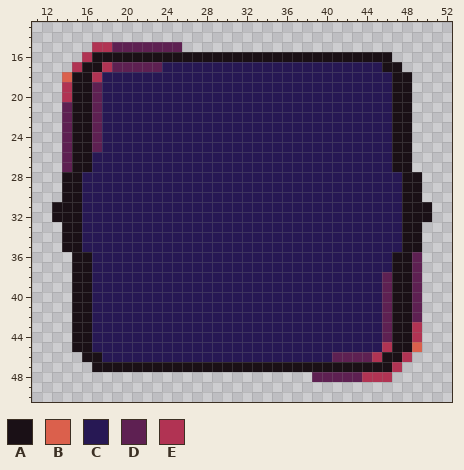
Two versions of one pixel-art file, Assets/MTM/MyTextyres/UI/mainButtons.aseprite. Above, as it was before the edit.
64x64 pixels, 1 frame. Shown: x 11..52, y 13..50.
Palette (. is transparent): A #1a1016  B #db604c  C #271854  D #5e2052  E #b13353
Pixels before, first column x 13:
15 ....EEDDDDDDD.........................
16 ...EAAAAAAAAAAAAAAAAAAAAAAAAAAAAAA....
17 ..EAAEDDDDDCCCCCCCCCCCCCCCCCCCCCCAA...
18 .BAAECCCCCCCCCCCCCCCCCCCCCCCCCCCCCAA..
19 .EAADCCCCCCCCCCCCCCCCCCCCCCCCCCCCCAA..
20 .EAADCCCCCCCCCCCCCCCCCCCCCCCCCCCCCAA..
21 .DAADCCCCCCCCCCCCCCCCCCCCCCCCCCCCCAA..
22 .DAADCCCCCCCCCCCCCCCCCCCCCCCCCCCCCAA..
23 .DAADCCCCCCCCCCCCCCCCCCCCCCCCCCCCCAA..
24 .DAADCCCCCCCCCCCCCCCCCCCCCCCCCCCCCAA..
25 .DAADCCCCCCCCCCCCCCCCCCCCCCCCCCCCCAA..
26 .DAACCCCCCCCCCCCCCCCCCCCCCCCCCCCCCAA..
27 .DAACCCCCCCCCCCCCCCCCCCCCCCCCCCCCCAA..
28 .AACCCCCCCCCCCCCCCCCCCCCCCCCCCCCCCCAA.
29 .AACCCCCCCCCCCCCCCCCCCCCCCCCCCCCCCCAA.
30 .AACCCCCCCCCCCCCCCCCCCCCCCCCCCCCCCCAA.
31 AAACCCCCCCCCCCCCCCCCCCCCCCCCCCCCCCCAAA
32 AAACCCCCCCCCCCCCCCCCCCCCCCCCCCCCCCCAAA
33 .AACCCCCCCCCCCCCCCCCCCCCCCCCCCCCCCCAA.
34 .AACCCCCCCCCCCCCCCCCCCCCCCCCCCCCCCCAA.
35 .AACCCCCCCCCCCCCCCCCCCCCCCCCCCCCCCCAA.
36 ..AACCCCCCCCCCCCCCCCCCCCCCCCCCCCCCAAD.
37 ..AACCCCCCCCCCCCCCCCCCCCCCCCCCCCCCAAD.
38 ..AACCCCCCCCCCCCCCCCCCCCCCCCCCCCCDAAD.
39 ..AACCCCCCCCCCCCCCCCCCCCCCCCCCCCCDAAD.
40 ..AACCCCCCCCCCCCCCCCCCCCCCCCCCCCCDAAD.
41 ..AACCCCCCCCCCCCCCCCCCCCCCCCCCCCCDAAD.
42 ..AACCCCCCCCCCCCCCCCCCCCCCCCCCCCCDAAD.
43 ..AACCCCCCCCCCCCCCCCCCCCCCCCCCCCCDAAE.
44 ..AACCCCCCCCCCCCCCCCCCCCCCCCCCCCCDAAE.
45 ..AACCCCCCCCCCCCCCCCCCCCCCCCCCCCCEAAB.
46 ...AACCCCCCCCCCCCCCCCCCCCCCCDDDDEAAE..
47 ....AAAAAAAAAAAAAAAAAAAAAAAAAAAAAAE...
48 ..........................DDDDDEEE....
The result:
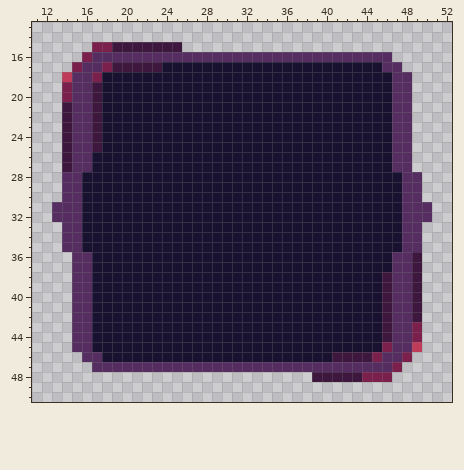
Difference:
Colour A changes from #1a1016 to #552d60.
Colour B changes from #db604c to #bf3b5a.
Colour C changes from #271854 to #18112f.
Colour D changes from #5e2052 to #3d173e.
Colour E changes from #b13353 to #7b204d.
